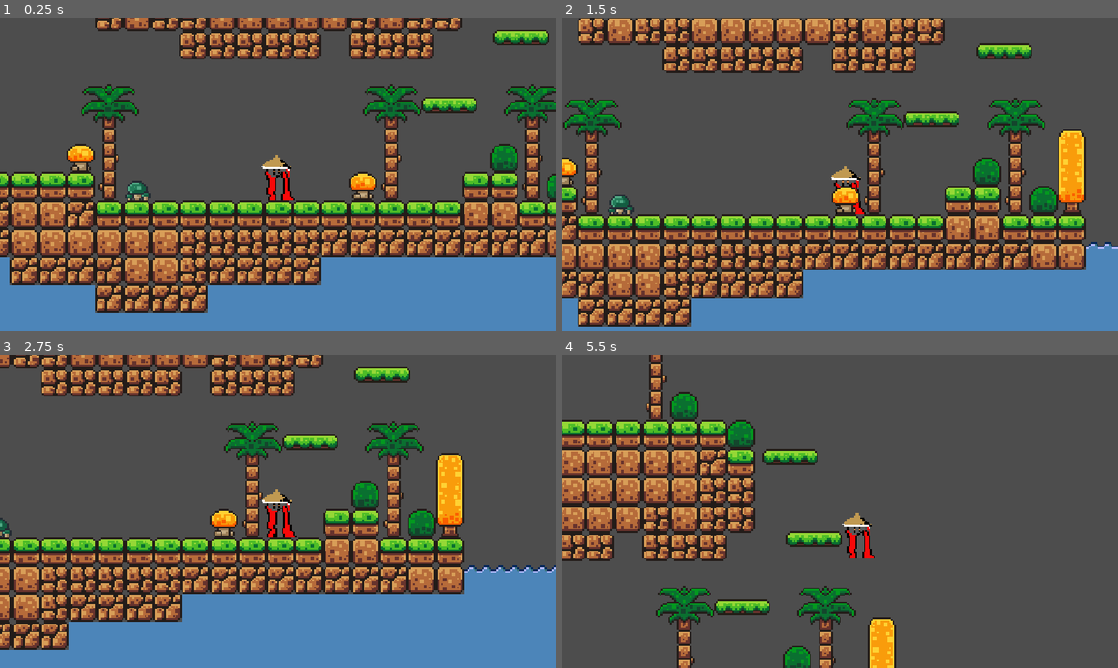
Above: before the commit, frames 1-4 (two rows, left to right).
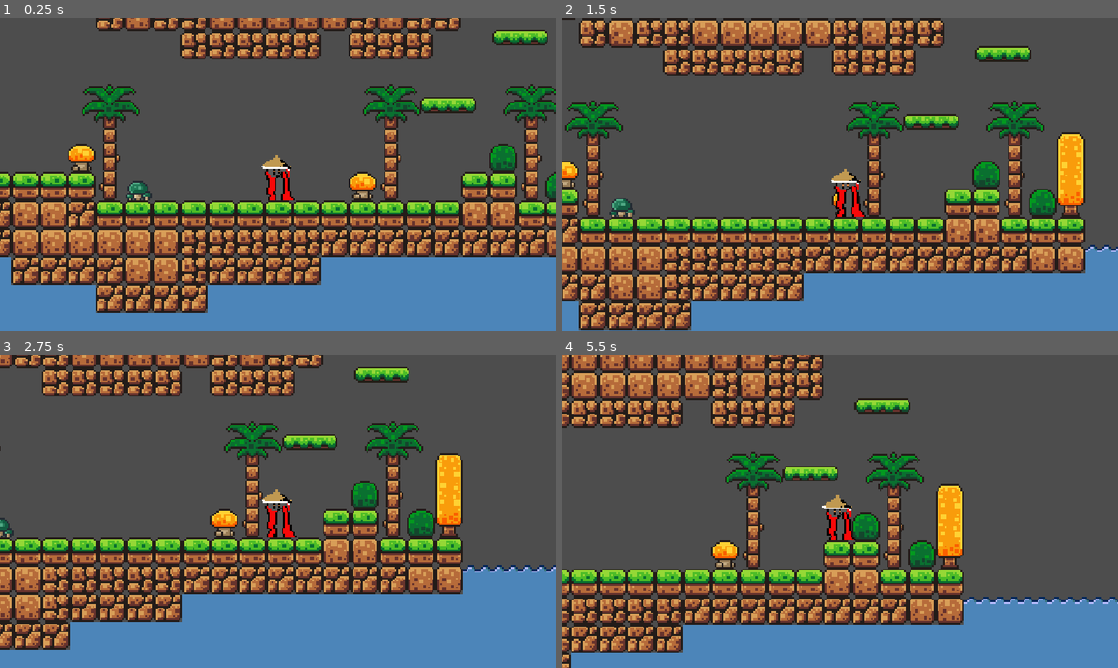
Above: after the commit, the same moments.

Repository: ste12-tech/2DfightingGame
Game: Godot game, scene res://Game.tscn
The game is run twice, just before and just after one commit, with the same random seed, the same clock (stepped at 60 frames per second) and the same inputs.
Inputs (mouse positions are in pixels of both pictures, inside the frame that each line leads up to):
- Up to frame 1 (0.25 s): no input
- Up to frame 2 (1.5 s): tap Enter at 0.5 s; move the mouse to (962, 158) at 0.52 s; hold Shift (Speed) 0.53-1.28 s; hold D (right) from 0.53 s (still down); click (962, 158) at 0.67 s; tap Space (jump) at 0.77 s; move the mouse to (728, 190) at 1.27 s; tap Alt at 1.35 s
- Up to frame 3 (2.75 s): tap Space (jump) at 1.52 s; move the mouse to (333, 442) at 2.02 s; release D (right) at 2.03 s; hold A (left) from 2.03 s (still down); hold Shift (Speed) from 2.03 s (still down)
- Up to frame 4 (5.5 s): move the mouse to (812, 574) at 2.77 s; release A (left) at 2.78 s; release Shift (Speed) at 2.78 s; hold D (right) 2.78-4.28 s; tap Alt at 2.85, 4.35 s; click (812, 574) at 2.92 s; tap Space (jump) at 3.02, 3.77, 4.52 s; move the mouse to (1006, 558) at 3.52 s; hold Shift (Speed) 3.53-4.28 s; move the mouse to (673, 464) at 4.27 s; hold A (left) 4.28-5.03 s; move the mouse to (867, 511) at 5.02 s; hold D (right) from 5.03 s (still down); hold Shift (Speed) from 5.03 s (still down); click (867, 511) at 5.17 s

The runs differ from the first frame. In frame 1, 6.6% of the frame differs, in the area x 0-100%, y 0-95%; in frame 2, 28%; in frame 3, 5.2%; in frame 4, 59%, in the area x 0-100%, y 0-100%.

Commit message:
Fix player

Diff:
--- a/2d-fighting-game/Game.tscn
+++ b/2d-fighting-game/Game.tscn
@@ -220,7 +220,7 @@
 sources/3 = SubResource("TileSetAtlasSource_sb48q")
 
 [node name="Game2D" type="Node2D" unique_id=479142981]
-scale = Vector2(0.36575636, 0.36444294)
+scale = Vector2(0.3639185, 0.36452797)
 
 [node name="AudioStreamPlayer" type="AudioStreamPlayer" parent="." unique_id=1665399815]
 stream = ExtResource("1_wbfu4")
@@ -237,7 +237,7 @@
 
 [node name="CollisionShape2D" type="CollisionShape2D" parent="StaticBody2D" unique_id=2123625382]
 position = Vector2(-104.65115, -3158.8271)
-scale = Vector2(38.206993, 6.493648)
+scale = Vector2(37.911842, 6.590952)
 shape = SubResource("WorldBoundaryShape2D_1ig2n")
 
 [node name="TileMap" type="TileMap" parent="." unique_id=1655297268]
@@ -253,11 +253,13 @@
 use_parent_material = true
 tile_set = SubResource("TileSet_1ig2n")
 
-[node name="AnimatableBody2D" parent="." unique_id=1336257238 instance=ExtResource("4_sb48q")]
+[node name="Platform" parent="." unique_id=1336257238 instance=ExtResource("4_sb48q")]
 position = Vector2(87.48993, -21.951311)
 
-[node name="AnimatableBody2D2" parent="." unique_id=777171189 instance=ExtResource("4_sb48q")]
+[node name="Platform2" parent="." unique_id=777171189 instance=ExtResource("4_sb48q")]
 position = Vector2(128.50084, -60.366104)
 
-[node name="AnimatableBody2D3" parent="." unique_id=80833352 instance=ExtResource("4_sb48q")]
+[node name="MovingPlatform" parent="." unique_id=80833352 instance=ExtResource("4_sb48q")]
 position = Vector2(114.830536, -107.01264)
+
+[node name="AnimationPlayer" type="AnimationPlayer" parent="MovingPlatform" unique_id=379639330]
--- a/2d-fighting-game/player.tscn
+++ b/2d-fighting-game/player.tscn
@@ -178,6 +178,7 @@
 height = 932.0
 
 [node name="Player" type="Node2D" unique_id=310246453]
+z_index = 100
 scale = Vector2(0.13377778, 0.11922479)
 
 [node name="CharacterBody2D" type="CharacterBody2D" parent="." unique_id=121087517]
